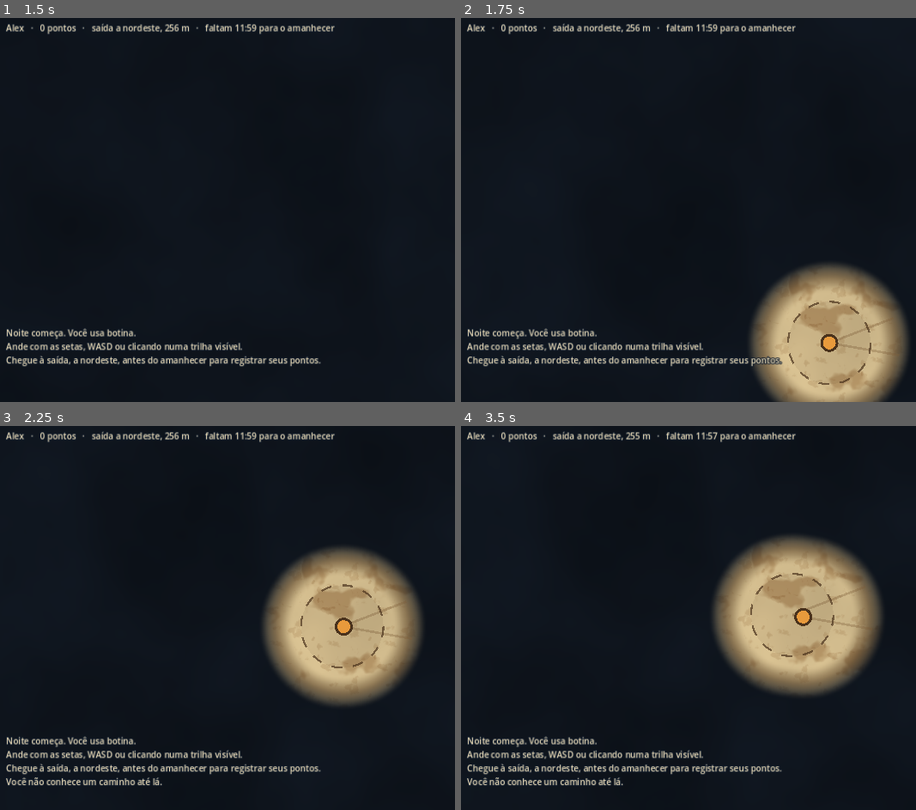
Above: before the commit, frames 1-4 (two rows, left to right).
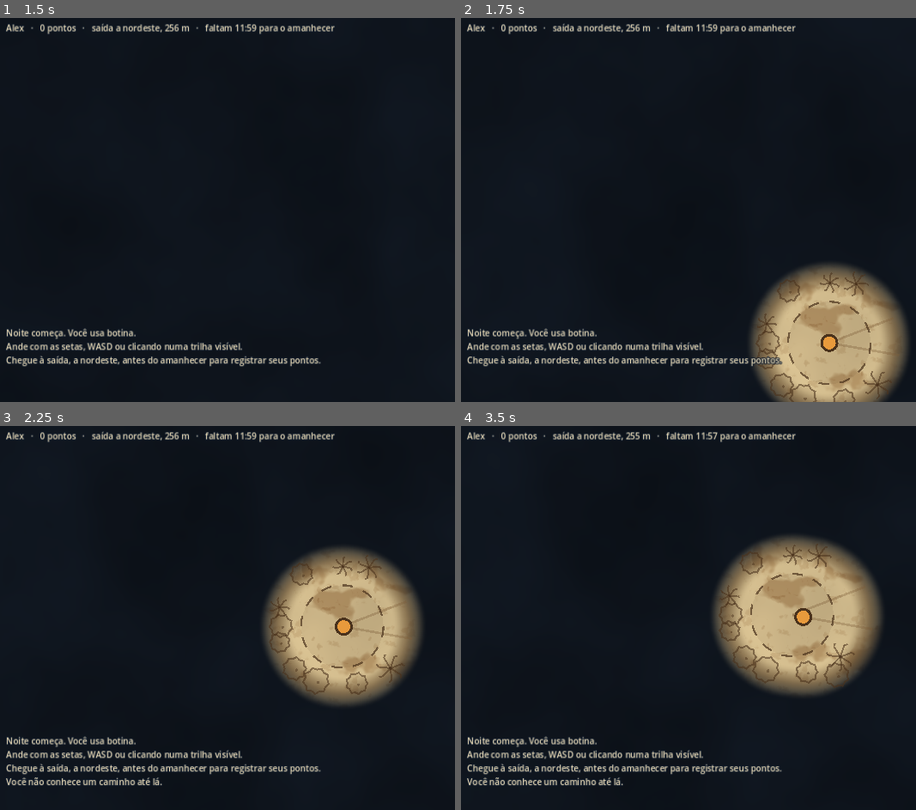
Above: after the commit, the same moments.

Repository: LuviqueVianna/UltimaNoite
Game: Godot game, scene res://cenas/main.tscn
Two runs of this game, one before a commit and one after it. Both use one fixed random seed, a clock stepped at 60 frames per second and the inputs below.
Inputs (mouse positions are in pixels of both pictures, inside the frame that each line leads up to):
- Up to frame 1 (1.5 s): click (341, 156) at 0.52 s; type "Alex" at 0.6 s; click "Começar a noite" at 1.25 s
- Up to frame 2 (1.75 s): no input
- Up to frame 3 (2.25 s): move the mouse to (outside the picture) at 2.02 s; hold Right from 2.03 s (still down); click (outside the picture) at 2.17 s
- Up to frame 4 (3.5 s): move the mouse to (665, 637) at 2.77 s; release Right at 2.78 s; hold Down from 2.78 s (still down)

Frame 1 is identical in both runs. In frame 2, 0.5% of the frame differs, in the area x 65-94%, y 66-100%; in frame 3, 0.6%; in frame 4, 0.7%, in the area x 56-87%, y 30-68%.

Commit message:
Desenha a mata no mapa: copas e embaúbas em tinta
- árvores sorteadas pela semente do mapa, fora das trilhas e das clareiras
- aparecem só onde a névoa se abriu, numa camada redesenhada apenas
  quando surgem árvores novas

Co-Authored-By: Claude Opus 5.5 <noreply@anthropic.com>
Claude-Session: https://claude.ai/code/session_015T13S23q4rvJosTmgDCmaC

Diff:
--- a/godot/scripts/cenas/mapa_view.gd
+++ b/godot/scripts/cenas/mapa_view.gd
@@ -25,6 +25,17 @@
 var mascara: Image
 var textura_mascara: ImageTexture
 var _acumulado := 0.0
+var arvores: Array = []        # {pos, raio, tipo, visivel}; só desenho, a mata já é parede nas regras
+var camada_arvores: Node2D     # redesenhada só quando aparecem árvores novas
+
+
+## Camada separada para a mata: o Godot guarda o desenho e só refaz quando pedimos.
+class CamadaArvores extends Node2D:
+	var vista: MapaView
+	func _draw() -> void:
+		for a in vista.arvores:
+			if a["visivel"]:
+				vista._desenhar_arvore_em(self, a)
 
 
 func _ready() -> void:
@@ -62,6 +73,11 @@
 	fundo.show_behind_parent = true
 	fundo.mouse_filter = Control.MOUSE_FILTER_IGNORE
 	add_child(fundo)
+	camada_arvores = CamadaArvores.new()
+	camada_arvores.vista = self
+	camada_arvores.show_behind_parent = true
+	add_child(camada_arvores)
+	_plantar_arvores()
 	_revelar()
 
 
@@ -97,6 +113,45 @@
 			if v > mascara.get_pixel(x, y).r:
 				mascara.set_pixel(x, y, Color(v, v, v))
 	textura_mascara.update(mascara)
+	var novas := false
+	for a in arvores:
+		if not a["visivel"] and a["pos"].distance_to(j.pos) <= r * 0.78:
+			a["visivel"] = true
+			novas = true
+	if novas and camada_arvores != null:
+		camada_arvores.queue_redraw()
+
+
+## Espalha a mata em volta das trilhas: copas vistas de cima, fora das trilhas e das clareiras.
+## Sorteio fixo pela semente do mapa, para a mata ser a mesma a noite toda.
+func _plantar_arvores() -> void:
+	var m := mundo.mapa
+	var rng := RandomNumberGenerator.new()
+	rng.seed = m.semente * 7 + 3
+	var segs := m.arestas.map(func(e): return [m.pos(e["a"]), m.pos(e["b"])])
+	var clareiras := m.nos.filter(func(n): return n["tipo"] == "clareira").map(func(n): return n["pos"])
+	var passo := 4.2
+	var y := -MARGEM * 0.5
+	while y < m.tamanho.y + MARGEM * 0.5:
+		var x := -MARGEM * 0.5
+		while x < m.tamanho.x + MARGEM * 0.5:
+			var p := Vector2(x, y) + Vector2(rng.randf_range(-1.6, 1.6), rng.randf_range(-1.6, 1.6))
+			x += passo
+			var raio := rng.randf_range(1.5, 2.6)
+			var ok := true
+			for c in clareiras:
+				if p.distance_to(c) < 9.0 + raio:
+					ok = false
+					break
+			if ok:
+				for sg in segs:
+					if p.distance_to(Geometry2D.get_closest_point_to_segment(p, sg[0], sg[1])) < 2.2 + raio:
+						ok = false
+						break
+			if ok:
+				arvores.append({"pos": p, "raio": raio, "tipo": "palmeira" if rng.randf() < 0.22 else "copa",
+					"giro": rng.randf() * TAU, "visivel": false})
+		y += passo * 0.87
 
 
 func revelado(p_m: Vector2) -> float:
@@ -191,6 +246,31 @@
 		draw_arc(alvo, 10, 0, TAU, 24, Color(COR_MINHA, 0.8), 2)
 
 
+## Copa vista de cima com borda recortada (folhagem), ou embaúba/palmeira em estrela.
+func _desenhar_arvore_em(alvo: CanvasItem, a: Dictionary) -> void:
+	var c: Vector2 = a["pos"] * ESCALA
+	var r: float = a["raio"] * ESCALA
+	var giro: float = a["giro"]
+	var tinta := Color(COR_TINTA, 0.55)
+	if a["tipo"] == "palmeira":
+		var linhas := PackedVector2Array()
+		for k in 7:
+			var ang := giro + TAU * k / 7.0
+			var ponta := c + Vector2(cos(ang), sin(ang)) * r
+			linhas.append_array([c, ponta, ponta, ponta + Vector2(cos(ang + 0.9), sin(ang + 0.9)) * r * 0.3])
+		alvo.draw_multiline(linhas, tinta, 1.3)
+		alvo.draw_circle(c, r * 0.14, tinta)
+		return
+	alvo.draw_circle(c, r, Color(COR_TINTA, 0.09))
+	var pts := PackedVector2Array()
+	for k in 19:
+		var ang := giro + TAU * k / 18.0
+		var bico := 1.0 if k % 2 == 0 else 0.84
+		pts.append(c + Vector2(cos(ang), sin(ang)) * r * bico)
+	alvo.draw_polyline(pts, tinta, 1.3)
+	alvo.draw_circle(c + Vector2(r * 0.15, r * 0.12), r * 0.12, Color(COR_TINTA, 0.45))
+
+
 func _arco_tracejado(c: Vector2, r: float, cor: Color) -> void:
 	for k in 24:
 		if k % 2 == 0:
Not shown, changed: STATUS.md
Not shown, changed: docs/MVP_v0.4.md
